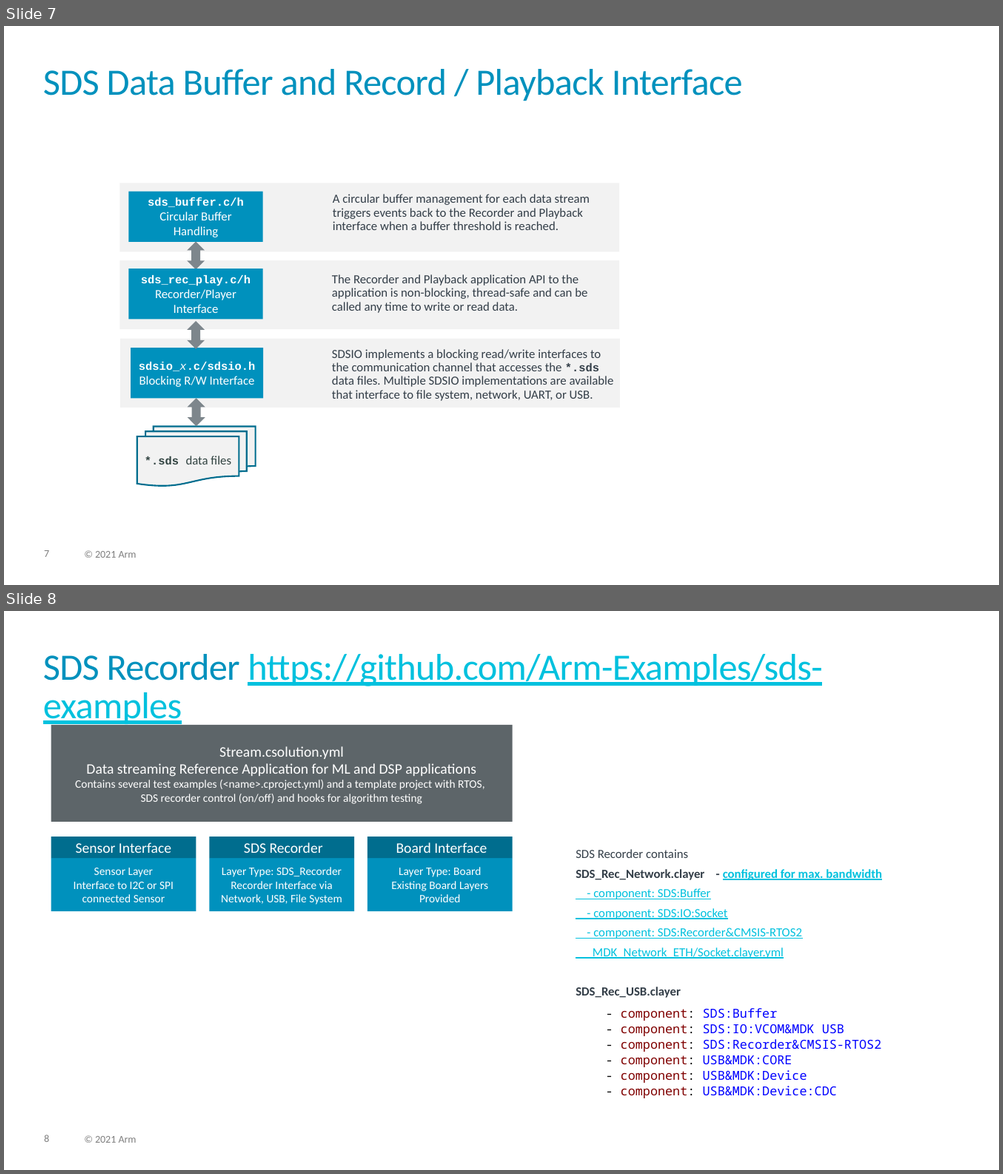
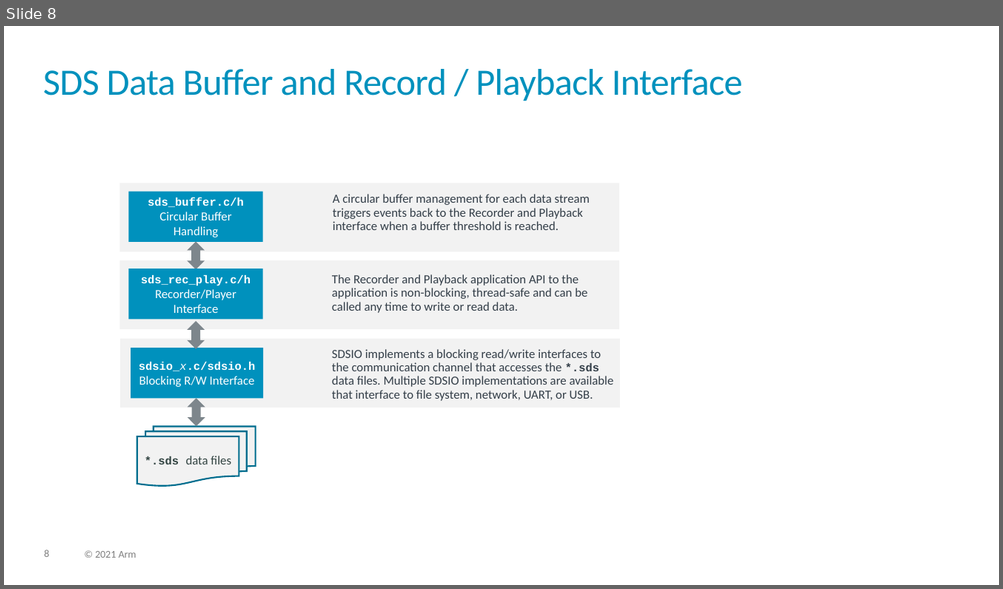
Before and after one commit to ARM-software/SDS-Framework, a slide deck: documentation/images/overview.pptx. Shown one above the other, each under a label of ours: slides 7 and 8 before the commit, slide 8 after it. The pictures are 1003x1174 and 1003x589 pixels, drawn with LibreOffice and Linux fonts; fonts in the diff are those of the drawing. Boxes give left, top, right and bottom in pixels: in the first picture for what was removed or moved away, otherwise in the second. Text is boxed around its words. In the diff, an @@ line names an element or a change of style, - is before the commit and + after.

Commit message:
Reworked Template Example documentation

```diff
--- a/documentation/images/overview.pptx
+++ b/documentation/images/overview.pptx
@@ slide 8 removed at <box>4,611,999,1170</box>, background #FFFFFF; not listed: 2 template elements that a slide beside it also shows @@
@@ title removed at <box>43,654,822,726</box> @@
-SDS Recorder https://github.com/Arm-Examples/sds-examples
@@ rectangle removed at <box>51,725,512,822</box> @@
-Stream.csolution.yml
-Data streaming Reference Application for ML and DSP applications
-Contains several test examples (<name>.cproject.yml) and a template project with RTOS,
-SDS recorder control (on/off) and hooks for algorithm testing
@@ rectangle removed at <box>51,837,196,859</box> @@
-Sensor Interface
@@ rectangle removed at <box>209,837,354,859</box> @@
-SDS Recorder
@@ rectangle removed at <box>367,837,512,859</box> @@
-Board Interface
@@ text removed at <box>575,849,882,1099</box> @@
-SDS Recorder contains
-SDS_Rec_Network.clayer - configured for max. bandwidth
-- component: SDS:Buffer
-- component: SDS:IO:Socket
-- component: SDS:Recorder&CMSIS-RTOS2
-MDK_Network_ETH/Socket.clayer.yml
-SDS_Rec_USB.clayer
-- component: SDS:Buffer
-- component: SDS:IO:VCOM&MDK USB
-- component: SDS:Recorder&CMSIS-RTOS2
-- component: USB&MDK:CORE
-- component: USB&MDK:Device
-- component: USB&MDK:Device:CDC
@@ rectangle removed at <box>51,859,196,911</box> @@
-Sensor Layer
-Interface to I2C or SPI connected Sensor
@@ rectangle removed at <box>209,859,354,911</box> @@
-Layer Type: SDS_Recorder
-Recorder Interface via
-Network, USB, File System
@@ rectangle removed at <box>367,859,512,911</box> @@
-Layer Type: Board
-Existing Board Layers Provided
@@ what was slide 7 is now slide 8 @@
@@ page number at <box>44,550,49,557</box>: text changed @@
-7
+8
```
Also in this commit, not shown: 3 slides added, 7 other files.
